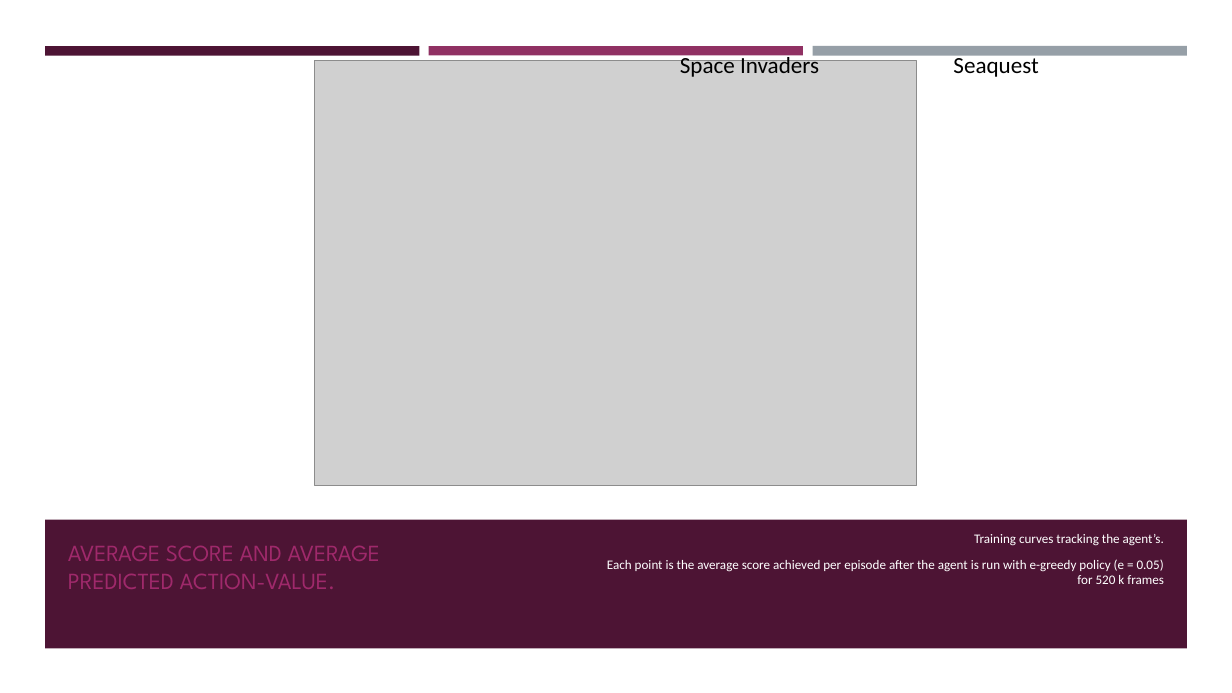
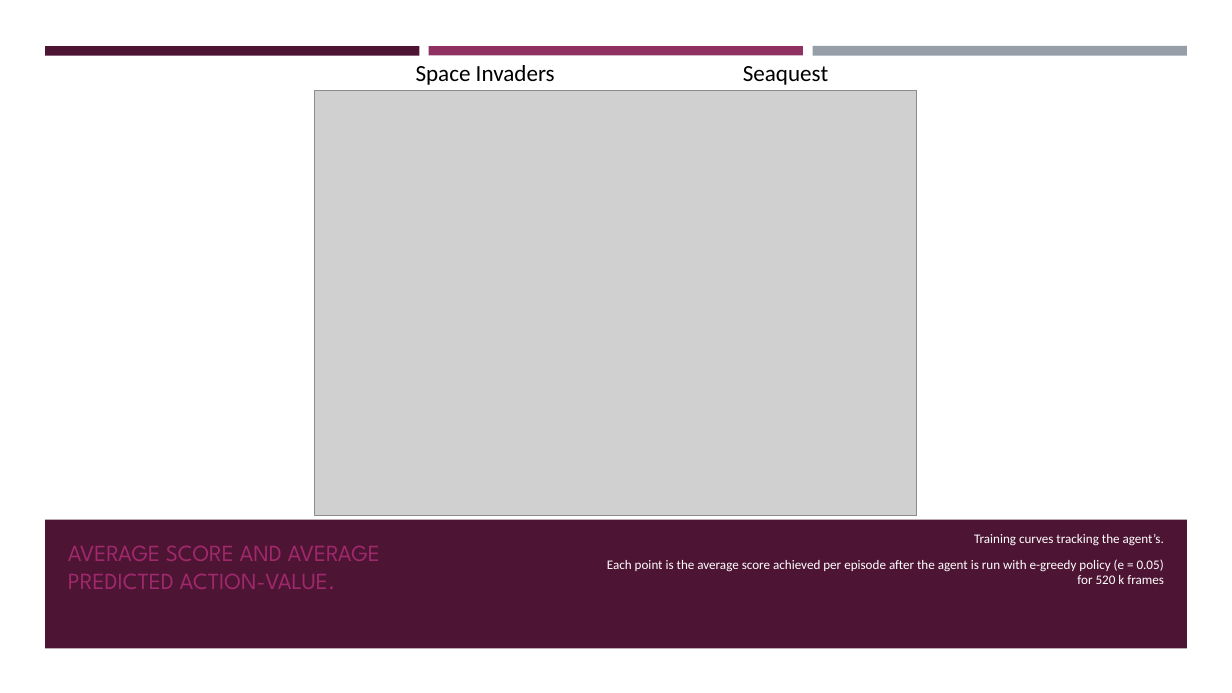
Before and after one commit to Boty22/Global-AI-Bootcamp-DRL, a slide deck: slide 14 of From RL to DRL.pptx (slide 15 before the commit). Drawn at 1232x693 pixels with LibreOffice and Linux fonts; fonts in the diff are those of the drawing; grey boxes stand for pictures. Boxes give left, top, right and bottom in pixels: in the first picture for what was removed or moved away, otherwise in the second. Text is boxed around its words. In the diff, an @@ line names an element or a change of style, - is before the commit and + after.

```diff
--- a/From RL to DRL.pptx
+++ b/From RL to DRL.pptx
@@ text "Space Invaders": place and size @@
-text "Space Invaders" at bbox=[680, 54, 819, 77]
+text "Space Invaders" at bbox=[416, 65, 555, 85]
@@ text "Seaquest" rewrapped from bbox=[953, 54, 1038, 77] to bbox=[743, 66, 828, 85] @@
@@ picture: place and size @@
-picture at bbox=[315, 61, 918, 486]
+picture at bbox=[315, 91, 918, 516]
```
Also in this commit, not shown: 6 other slides changed, 1 slide removed.
